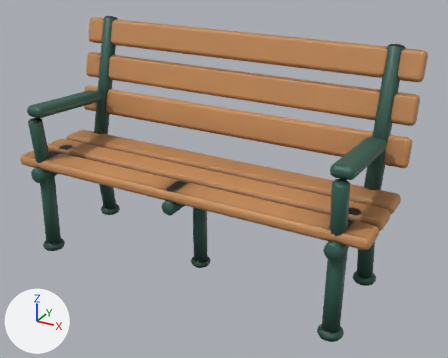
The glTF model client/public/models/park_bench.glb as it was, and as the next commit left it.
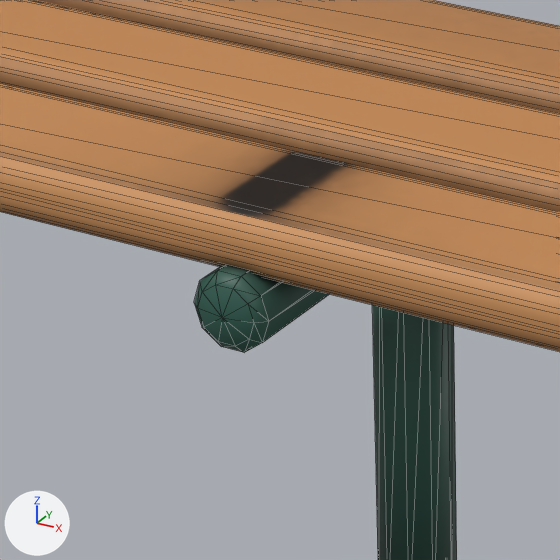
The first picture shows the older version from a 50 mm lens placed at (1.245, -2.048, 1.468), pointed at (0.085, 0.061, 0.413). The close-ups show the older and then the newer version on the part from 28% to 50% of the width and 43% to 70% of the height of that picture. Only the edits that show in the close-ups are written down. Lighting does not change. The marker at lower left points along +X, +Y and +Z. The close-ups show mesh edges as thin lines. Vertices at exactly the same position are counted once.

Names of what the first close-up shows: 'park_bench'.
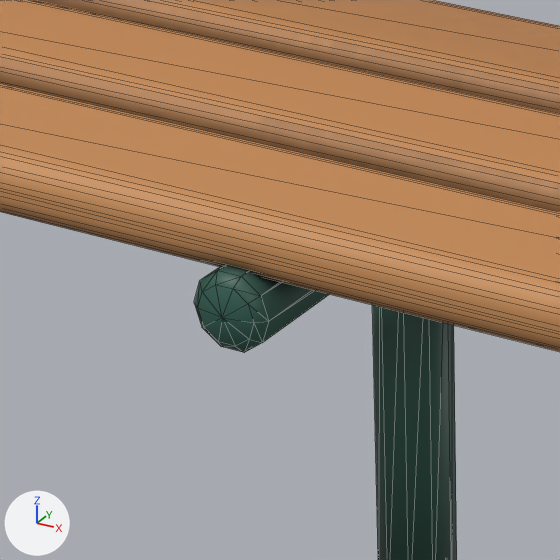
The change, as a list of edits to the scene's bpy script:
```text
Change me_park_bench:
    where me_park_bench.from_pydata(...)  # 1662 vertices, 3224 faces; spans x -0.8..0.8, y -0.26..0.37, z -0.01..0.99
    used by ob_park_bench; location = (0.0, 0.0, 0.0)
    me_park_bench part 1: 950 kept faces spanning x -0.8..0.8, y -0.25..0.36, z -0.01..0.99 get new texture (UV) coordinates
```

Location of each change, (x1, y1, x2, y2) in pixels of the close-ups (560 x 560 px):
part 1 of me_park_bench, surface changed (lighter): (0, 140, 560, 291) in both
